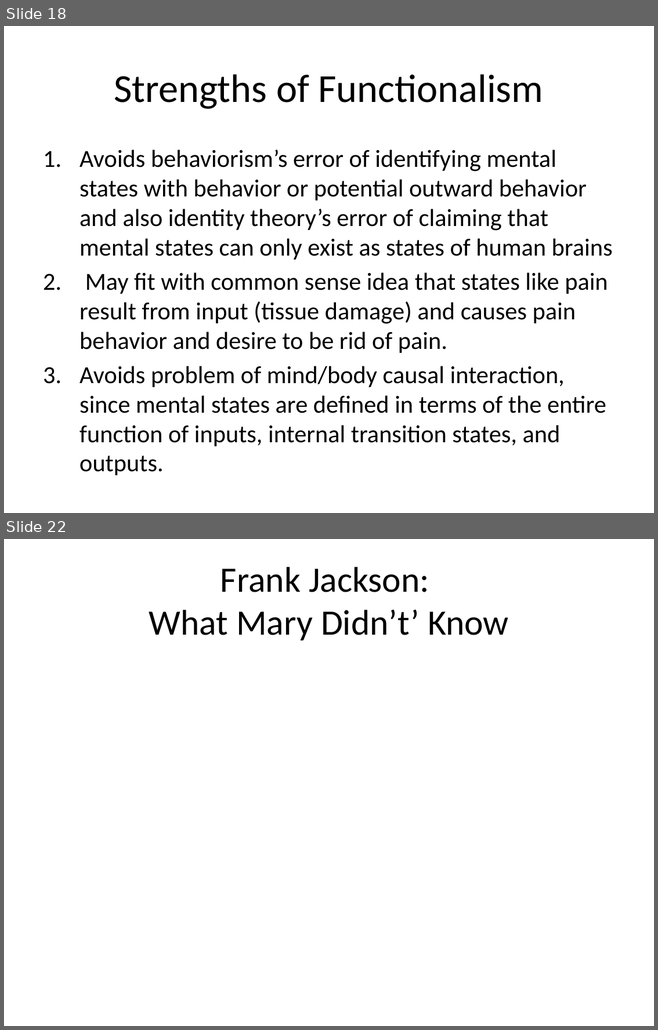
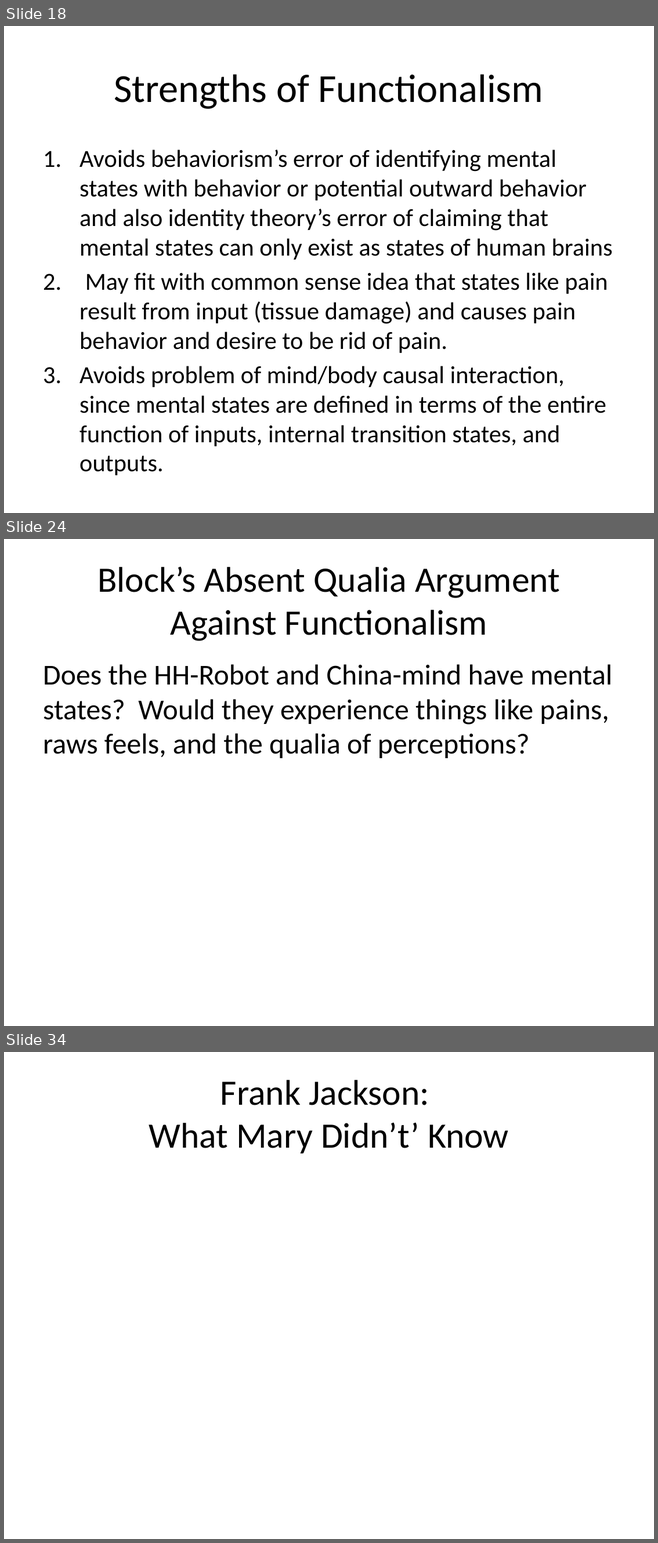
Before and after one commit to Ediblelnk/Kutztown-MSC, a slide deck: PHI241-philosophy-of-the-mind/lecture-slides/Maslin Chapter 5 Functionalism.pptx. Shown one above the other, each under a label of ours: slides 18 and 22 before the commit, slides 18, 24 and 34 after it; the slides between them are not shown. The pictures are 658x1030 and 658x1543 pixels, drawn with LibreOffice and Linux fonts; fonts in the diff are those of the drawing. Boxes give left, top, right and bottom in pixels: in the first picture for what was removed or moved away, otherwise in the second. Text is boxed around its words. In the diff, an @@ line names an element or a change of style, - is before the commit and + after.

```diff
--- a/PHI241-philosophy-of-the-mind/lecture-slides/Maslin Chapter 5 Functionalism.pptx
+++ b/PHI241-philosophy-of-the-mind/lecture-slides/Maslin Chapter 5 Functionalism.pptx
@@ slide 24 added at (x1=4, y1=539, x2=654, y2=1026), background #FFFFFF @@
@@ title added at (x1=97, y1=567, x2=560, y2=641), 39.6 pt, text #000000 @@
+Block’s Absent Qualia Argument Against Functionalism
@@ text added at (x1=43, y1=664, x2=612, y2=758), 32 pt, text #000000 @@
+Does the HH-Robot and China-mind have mental states? Would they experience things like pains, raws feels, and the qualia of perceptions?
@@ what was slide 22 is now slide 34 @@
```
Also in this commit, not shown: 4 slides changed, 11 other slides added, 1 other file.
